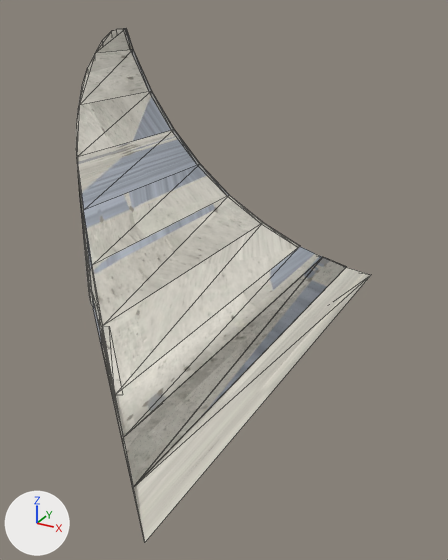
A saved change to the glTF model public/katalog/modelle/cross-ramp-150r.gltf.
One viewpoint serves both versions: a 50 mm camera at (1.87, -2.44, 1.58) aimed at (0.49, 0.08, 0.32). Lighting does not change. The marker at lower left points along +X, +Y and +Z. The picture after the commit comes second. Mesh edges are drawn as thin lines. Vertices at exactly the same position are counted once.

Names of what the first picture shows: 'SK1231_Cross-Ramp_150R.001'.
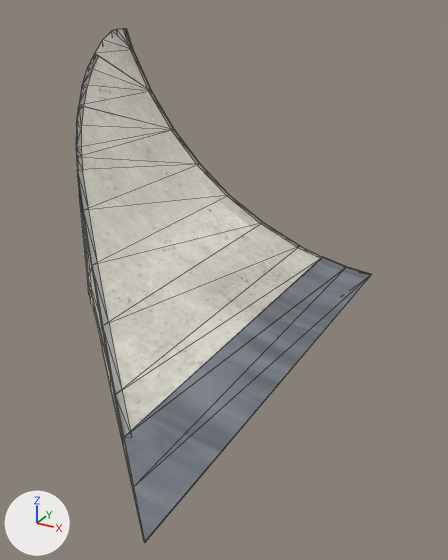
Changed parts and their boxes [x1, y1, x2, y2] in the pictures (448 x 560 px):
```json
{"object": "SK1231_Cross-Ramp_150R.001", "change": "reshaped", "before": [76, 29, 371, 542], "after": [76, 29, 371, 543]}
{"part": 1, "of": "me_sk1231_cross_ramp_150r_001", "change": "built on", "before": [102, 326, 122, 395], "after": [76, 29, 371, 542]}
{"part": 2, "of": "me_sk1231_cross_ramp_150r_001", "change": "recoloured", "before": [134, 267, 371, 542]}
```

Edits to the scene script, one JSON object a line:
```json
{"block": "me_sk1231_cross_ramp_150r_001", "where": "# used by ob_sk1231_cross_ramp_150r_001; location = (0.0, 0.0, 0.0)"}
{"op": "remove", "block": "me_sk1231_cross_ramp_150r_001", "code": "me_sk1231_cross_ramp_150r_001.from_pydata(...)  # 252 vertices, 456 faces; spans x -0.95..0.92, y -1.25..1.25, z 0.0..1.45"}
{"op": "add", "block": "me_sk1231_cross_ramp_150r_001", "code": "me_sk1231_cross_ramp_150r_001.from_pydata(...)  # 641 vertices, 454 faces; spans x -0.95..0.92, y -1.25..1.25, z 0.0..1.45"}
{"block": "me_sk1231_cross_ramp_150r_001", "change": "me_sk1231_cross_ramp_150r_001 part 1: 4 vertices removed from x -0.92..0.44, y -0.73..1.25, z 0.1..1.36; 393 vertices added at x -0.92..0.92, y -1.25..1.25, z 0.0..1.45"}
{"block": "me_sk1231_cross_ramp_150r_001", "change": "me_sk1231_cross_ramp_150r_001 part 2: 4 faces spanning x 0.75..0.92, y -1.25..1.25, z 0.0..0.02 switch from mat_beton_web_044 to mat_stahl_web_031"}
```
